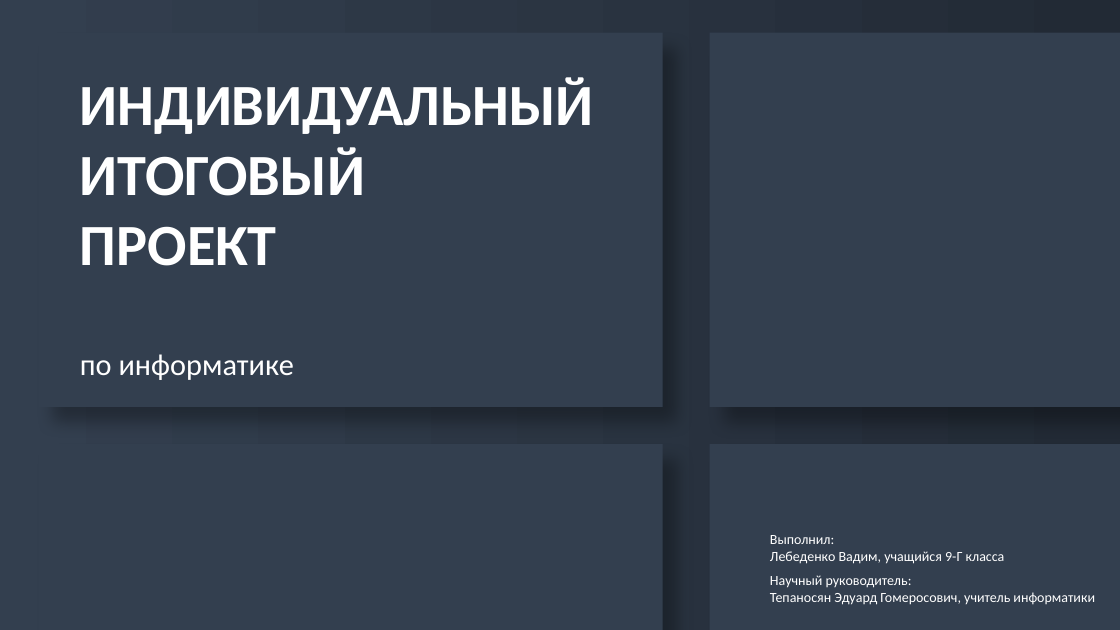
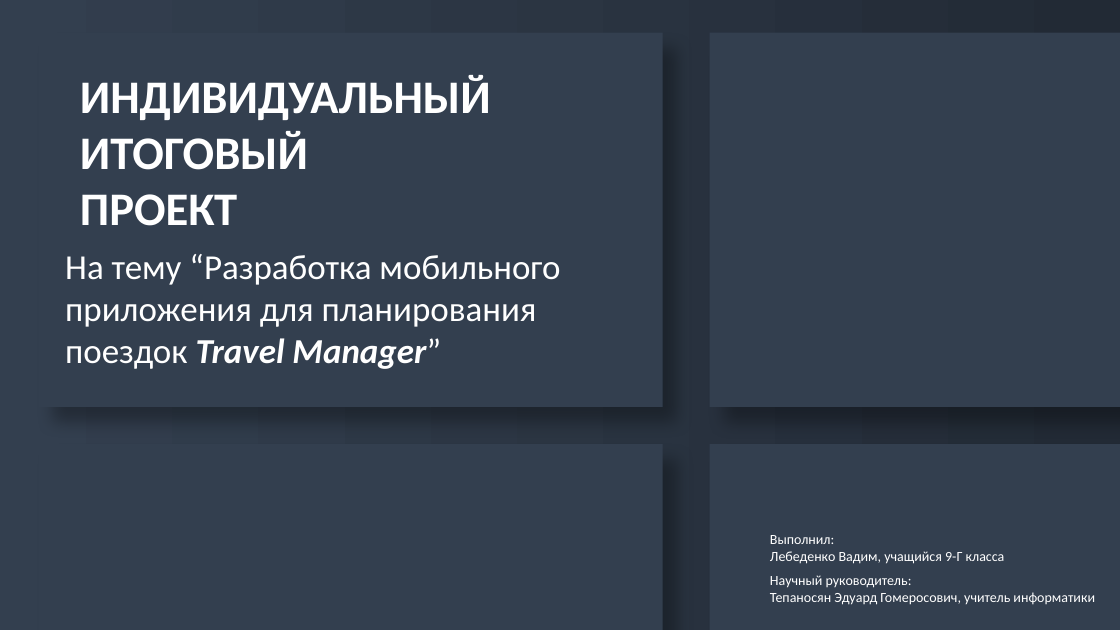
Before and after one commit to Vadimych1/Travel-Manager, a slide deck: slide 1 of Info/School Project/Presentation.pptx. Drawn at 1120x630 pixels with LibreOffice and Linux fonts; fonts in the diff are those of the drawing. Boxes give left, top, right and bottom in pixels: in the first picture for what was removed or moved away, otherwise in the second. Text is boxed around its words. In the diff, an @@ line names an element or a change of style, - is before the commit and + after.

```diff
--- a/Info/School Project/Presentation.pptx
+++ b/Info/School Project/Presentation.pptx
@@ text "ИНДИВИДУАЛЬНЫЙ" at (80, 75, 491, 226): size 50 to 40 pt @@
@@ text added at (65, 254, 560, 369), 30 pt, text #FFFFFF @@
+На тему “Разработка мобильного приложения для планирования поездок Travel Manager”
@@ text removed at (80, 354, 294, 380) @@
-по информатике
```
Also in this commit, not shown: 4 other slides changed, 5 slides added, 3 slides removed, 18 other files.
